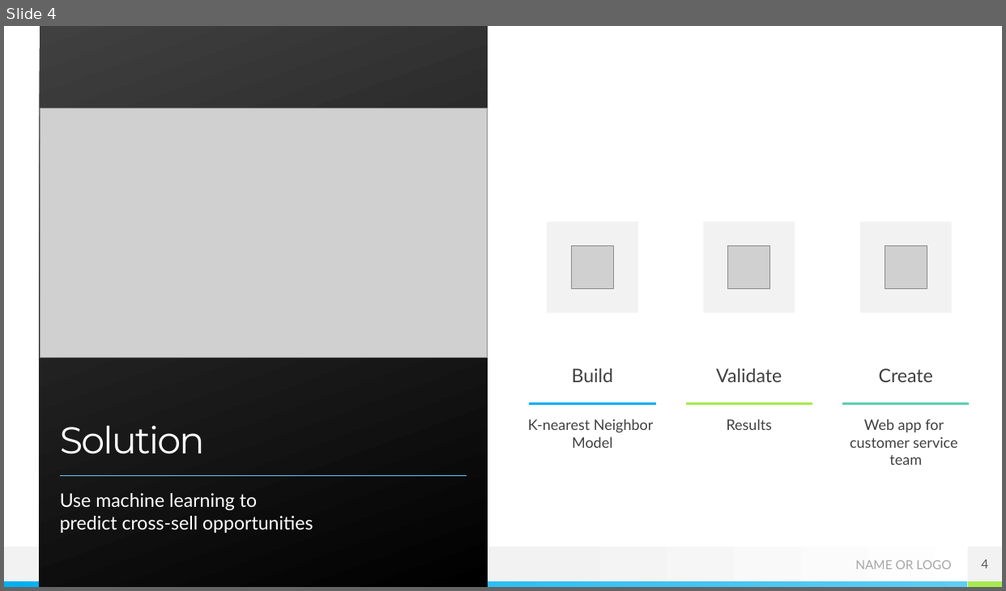
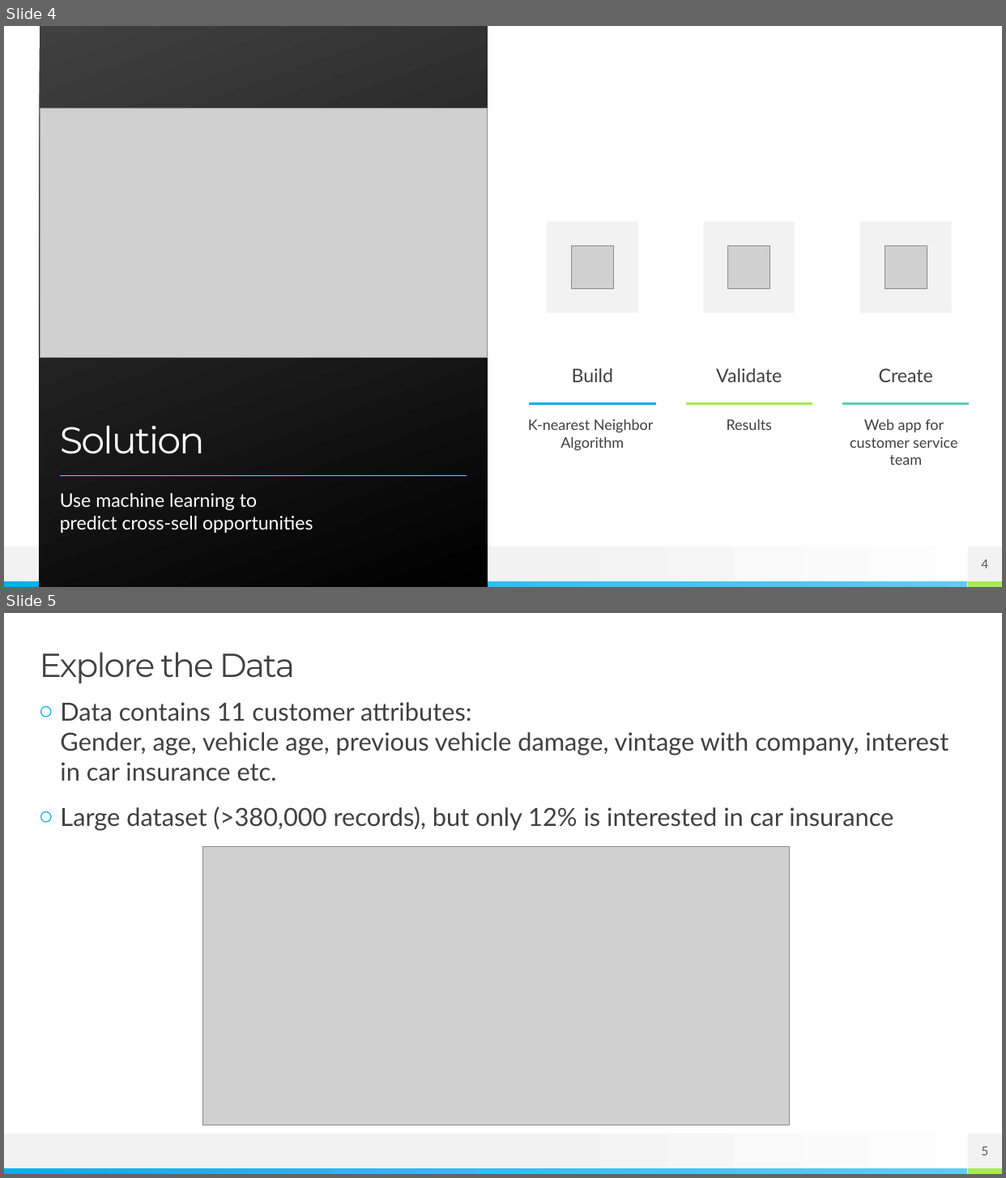
Before and after one commit to szerpa17/cross-sell-predictions, a slide deck: project-presentation.pptx. Shown one above the other, each under a label of ours: slide 4 before the commit, slides 4 and 5 after it. The pictures are 1006x591 and 1006x1178 pixels, drawn with LibreOffice and Linux fonts; fonts in the diff are those of the drawing; grey boxes stand for pictures. Boxes give left, top, right and bottom in pixels: in the first picture for what was removed or moved away, otherwise in the second. Text is boxed around its words. In the diff, an @@ line names an element or a change of style, - is before the commit and + after.

```diff
--- a/project-presentation.pptx
+++ b/project-presentation.pptx
@@ slide 5 added at [4,613,1002,1174], background #FFFFFF; not listed: 3 template elements that a slide beside it also shows @@
@@ title added at [40,652,295,683], 32 pt, text #404040 @@
+Explore the Data
@@ text added at [60,702,948,831], 24 pt, text #404040 @@
+○ Data contains 11 customer attributes:
+  Gender, age, vehicle age, previous vehicle damage, vintage with company, interest in car insurance etc.
+○ Large dataset (>380,000 records), but only 12% is interested in car insurance
@@ picture added at [203,847,790,1125] @@
@@ page number added at [967,1134,1002,1169], fill #F2F2F2, 12 pt, text #595959 @@
+5
@@ slide 4 changed as well @@
@@ text at [528,419,653,451]: text changed @@
-K-nearest Neighbor
-Model
+K-nearest Neighbor
+Algorithm
@@ text removed at [855,561,951,570] @@
-NAME OR LOGO
```
Also in this commit, not shown: 4 other slides changed, 10 other slides added, 18 slides removed.
